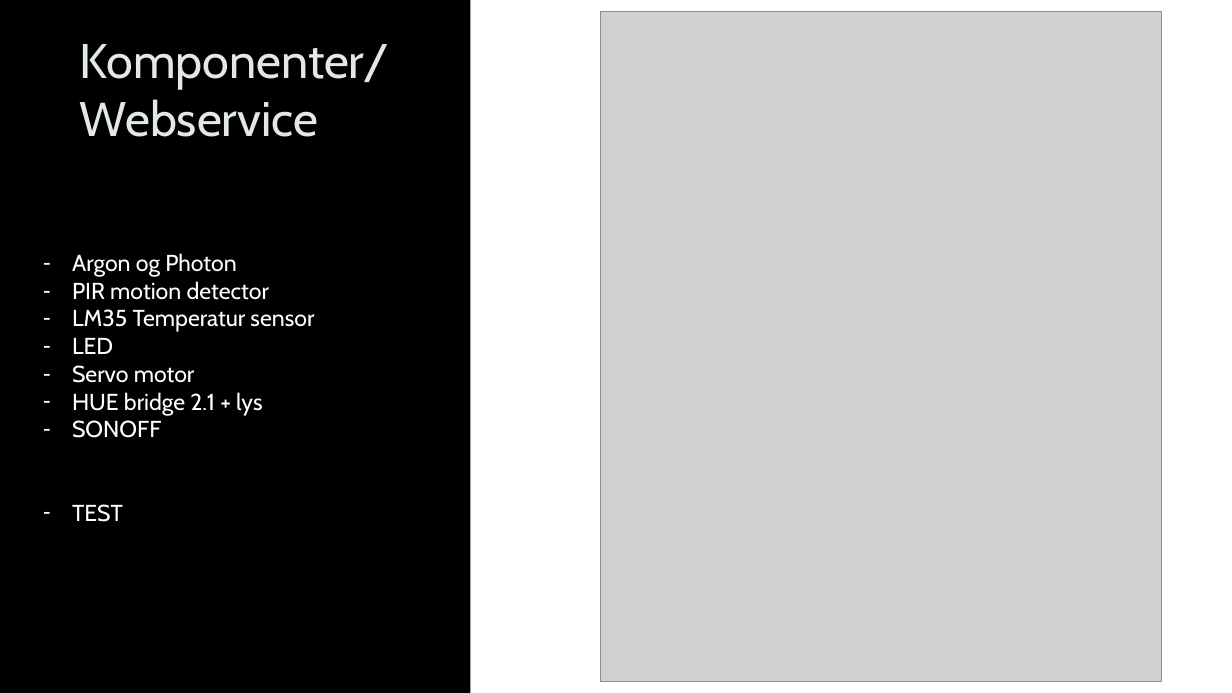
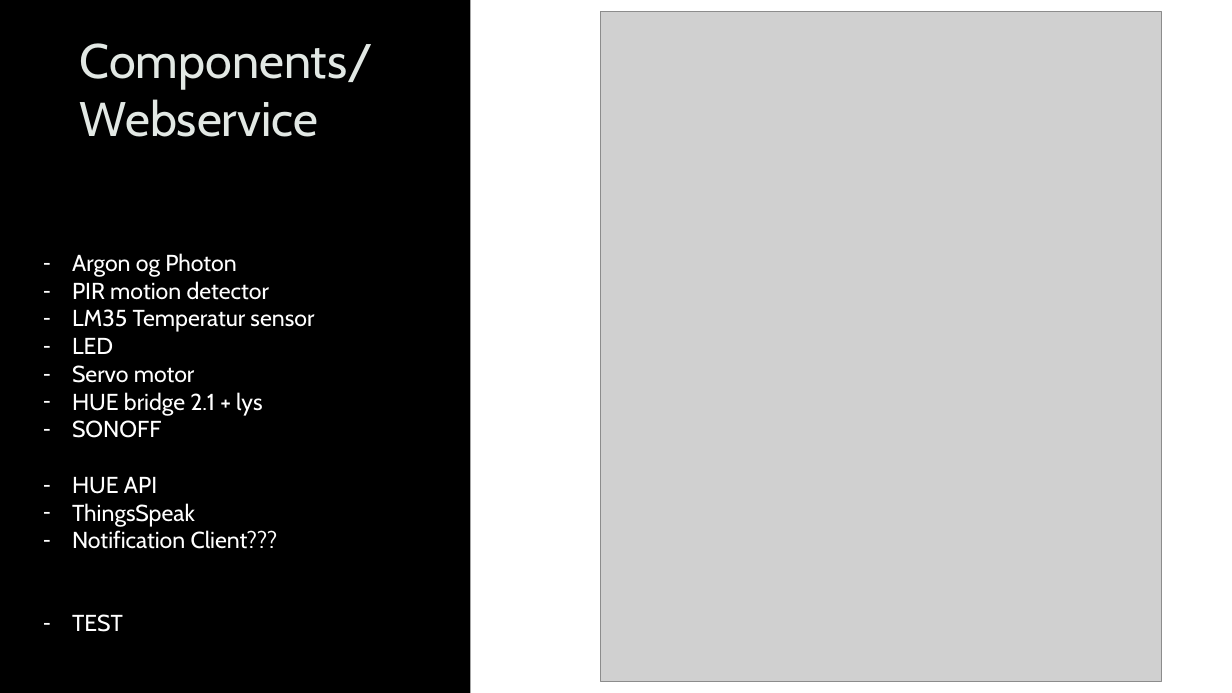
Before and after one commit to larsuldall/IOT05-Project, a slide deck: slide 4 of Documentation/Presentation/Project presentation - Lars Juhl.pptx. Drawn at 1232x693 pixels with LibreOffice and Linux fonts; fonts in the diff are those of the drawing; grey boxes stand for pictures; background and template pictures are left out. Boxes give left, top, right and bottom in pixels: in the first picture for what was removed or moved away, otherwise in the second. Text is boxed around its words. In the diff, an @@ line names an element or a change of style, - is before the commit and + after.

Commit message:
Updated powerpoint presentation

```diff
--- a/Documentation/Presentation/Project presentation - Lars Juhl.pptx
+++ b/Documentation/Presentation/Project presentation - Lars Juhl.pptx
@@ title at box(80, 43, 373, 137): text changed @@
-Komponenter/Webservice
+Components/Webservice
@@ text at box(72, 477, 278, 549): paragraphs added @@
+– HUE API
+– ThingsSpeak
+– Notification Client???
```
Also in this commit, not shown: 2 other slides changed, 2 slides added, 1 other file.
